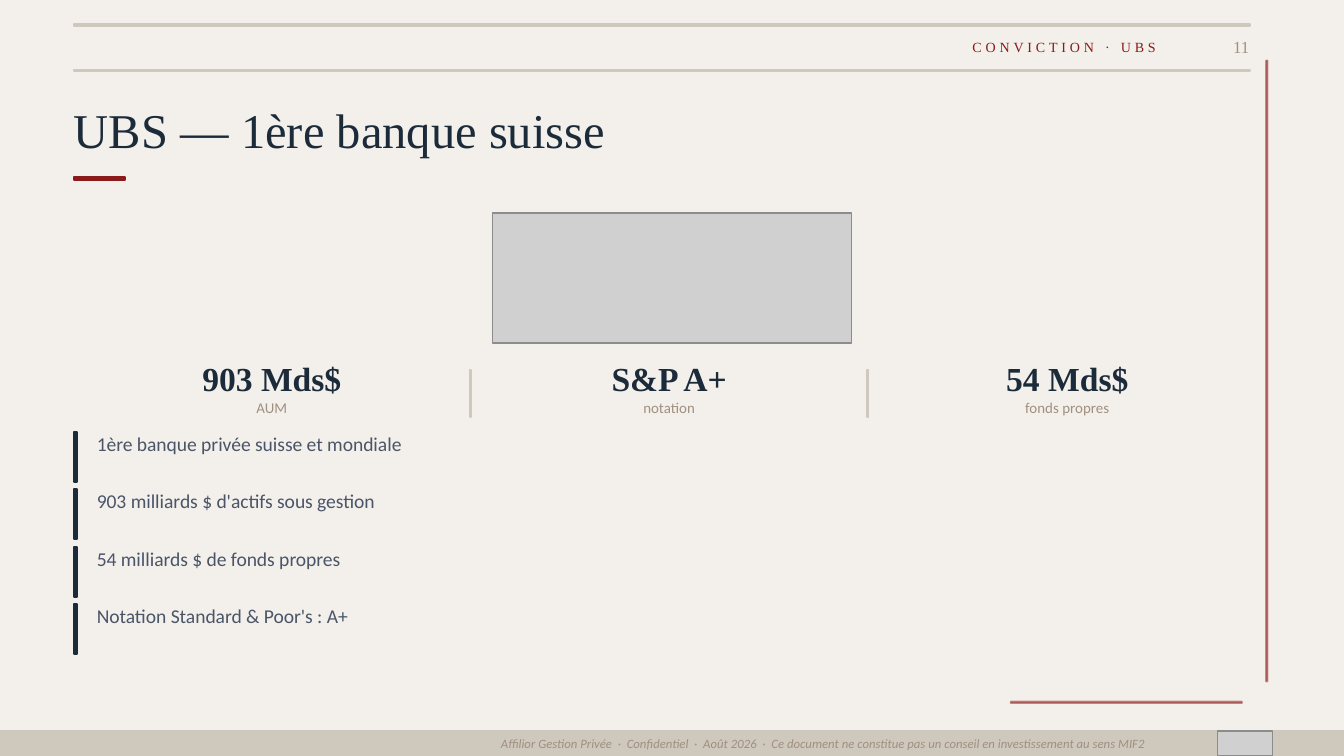
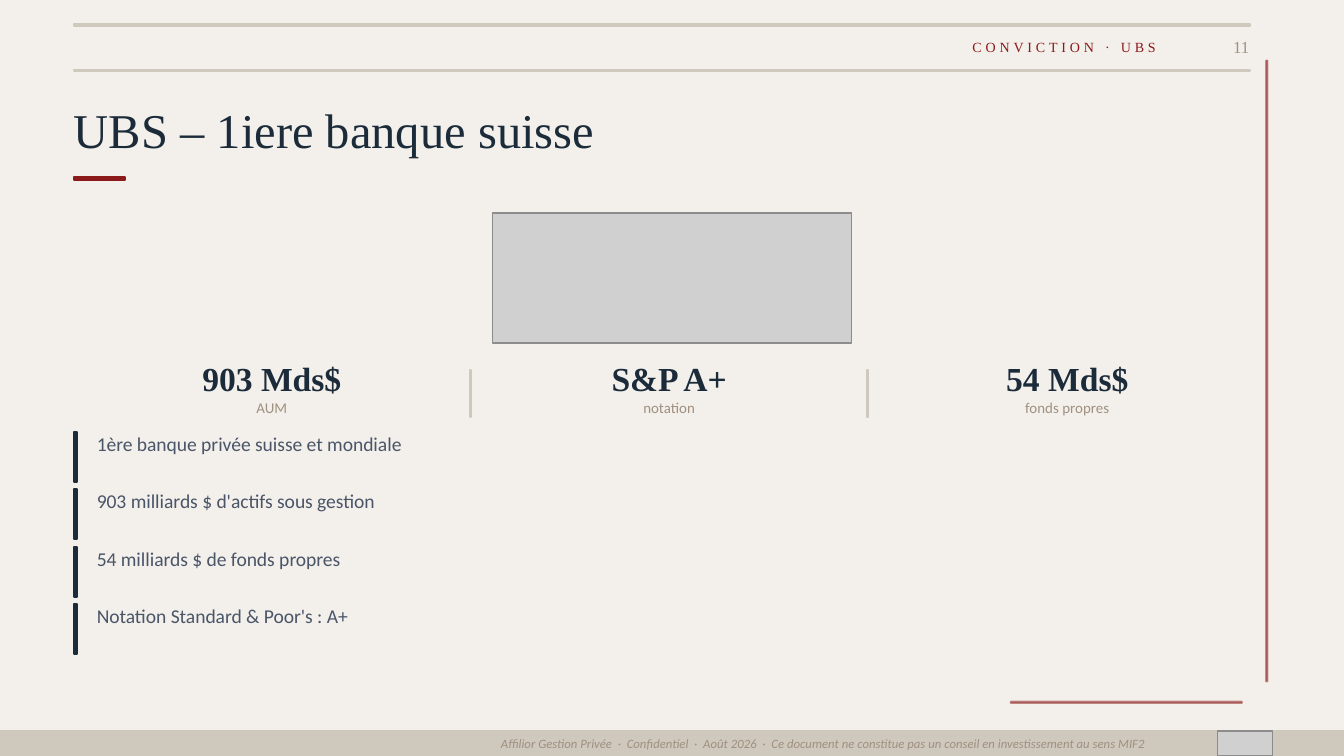
Before and after one commit to fififi1717/mkgt, a slide deck: slide 11 of Bibe_Def.pptx. Drawn at 1344x756 pixels with LibreOffice and Linux fonts; fonts in the diff are those of the drawing; grey boxes stand for pictures. Boxes give left, top, right and bottom in pixels: in the first picture for what was removed or moved away, otherwise in the second. Text is boxed around its words. In the diff, an @@ line names an element or a change of style, - is before the commit and + after.

```diff
--- a/Bibe_Def.pptx
+++ b/Bibe_Def.pptx
@@ text at (74,114,594,158): text changed @@
-UBS — 1ère banque suisse
+UBS – 1iere banque suisse
```
Also in this commit, not shown: 11 other slides changed.
